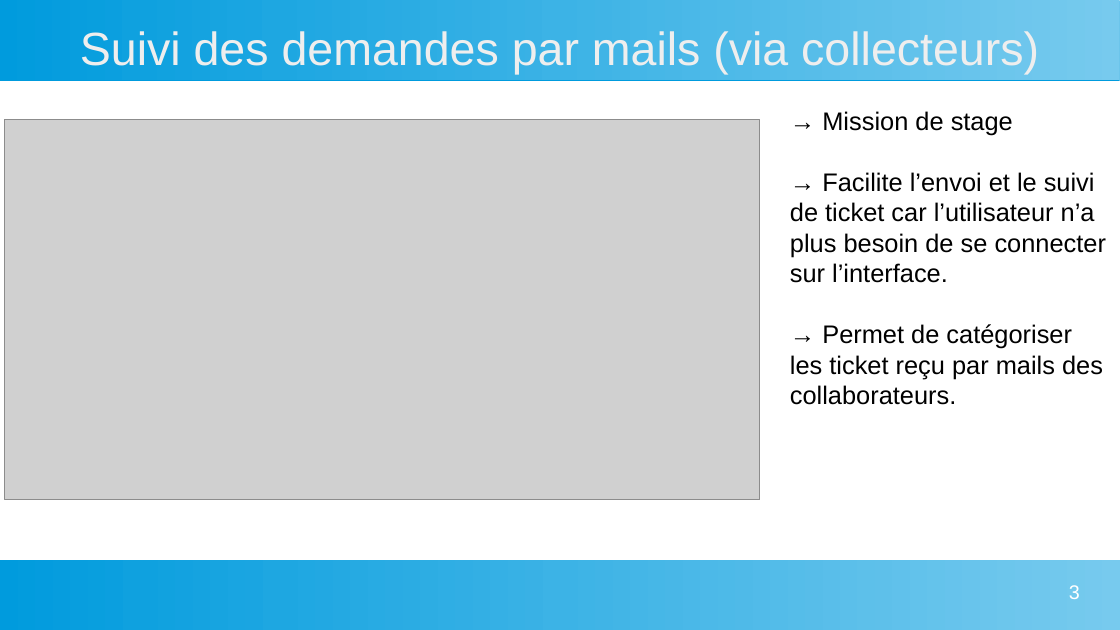
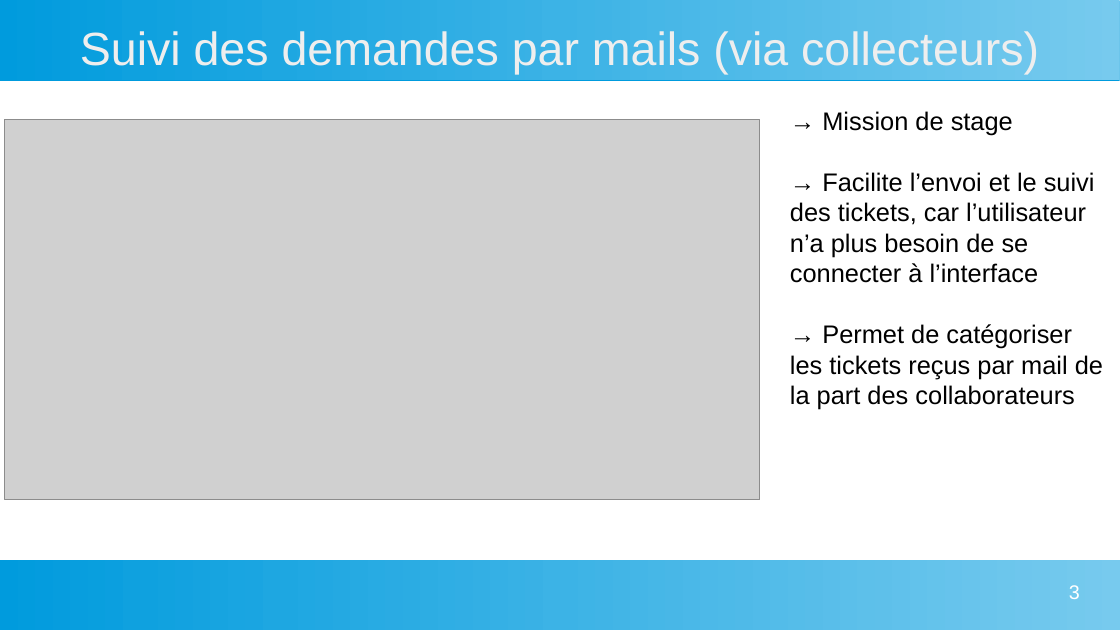
Before and after one commit to killex8569/Mon-Portfolio, a slide deck: slide 3 of data/Preuve 2 répondre aux incidents et aux demandes d'assistance et évolutions.odp. Drawn at 1120x630 pixels with LibreOffice and Linux fonts; fonts in the diff are those of the drawing; grey boxes stand for pictures. Boxes give left, top, right and bottom in pixels: in the first picture for what was removed or moved away, otherwise in the second. Text is boxed around its words. In the diff, an @@ line names an element or a change of style, - is before the commit and + after.

```diff
--- a/data/Preuve 2 répondre aux incidents et aux demandes d'assistance et évolutions.odp
+++ b/data/Preuve 2 répondre aux incidents et aux demandes d'assistance et évolutions.odp
@@ text at [790, 172, 1103, 410]: text changed @@
-→ Facilite l’envoi et le suivi de ticket car l’utilisateur n’a plus besoin de se connecter sur l’interface.
-→ Permet de catégoriser les ticket reçu par mails des collaborateurs.
+→ Facilite l’envoi et le suivi des tickets, car l’utilisateur n’a plus besoin de se connecter à l’interface
+→ Permet de catégoriser les tickets reçus par mail de la part des collaborateurs
```
Also in this commit, not shown: 4 other slides changed, 9 other files.
